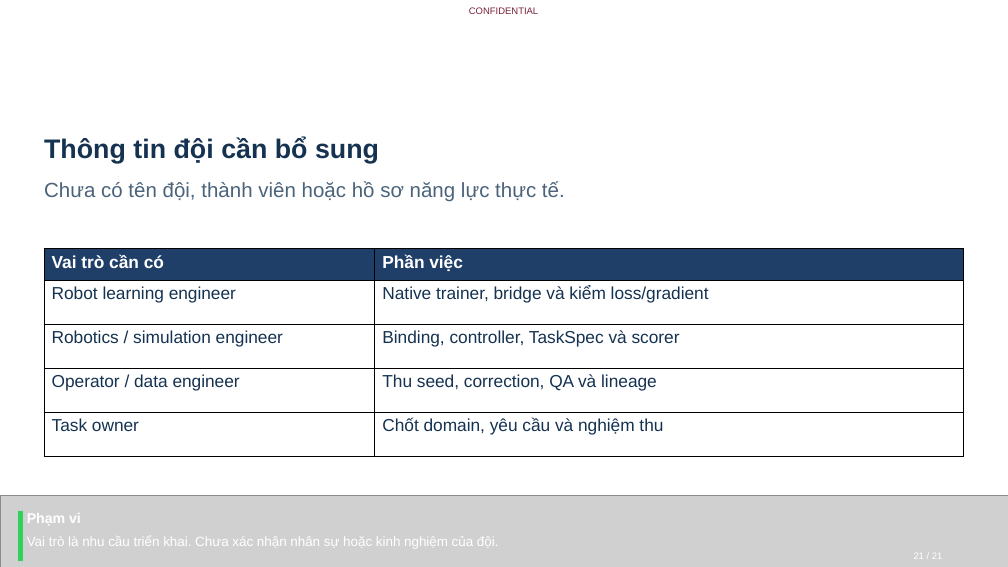
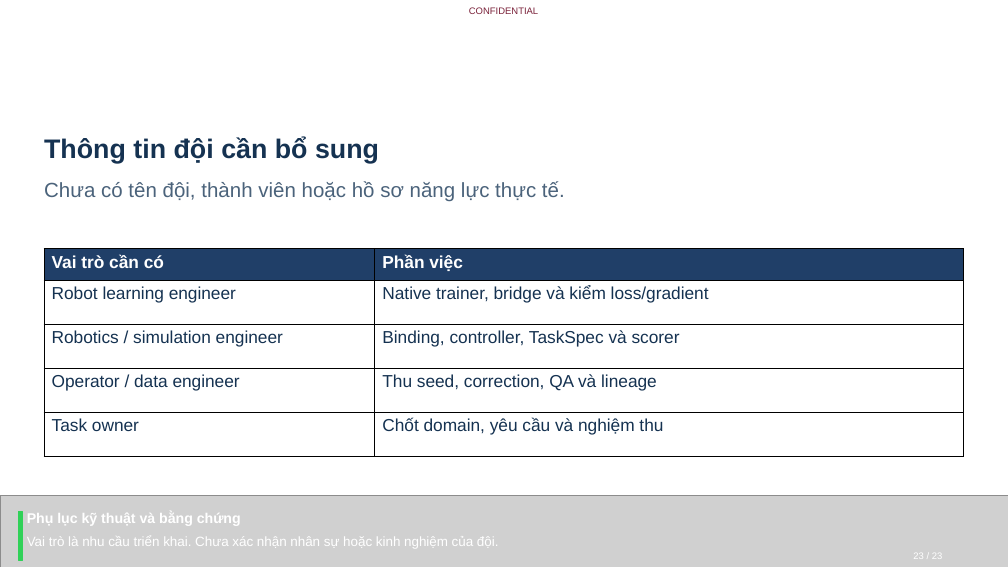
Before and after one commit to hiwe0305/denso-challenge, a slide deck: slide 23 of deliverables/DENSO-Humanoid-Data-Flywheel-2026.pptx (slide 21 before the commit). Drawn at 1008x567 pixels with LibreOffice and Linux fonts; fonts in the diff are those of the drawing; grey boxes stand for pictures; background and template pictures are left out. Boxes give left, top, right and bottom in pixels: in the first picture for what was removed or moved away, otherwise in the second. Text is boxed around its words. In the diff, an @@ line names an element or a change of style, - is before the commit and + after.

```diff
--- a/deliverables/DENSO-Humanoid-Data-Flywheel-2026.pptx
+++ b/deliverables/DENSO-Humanoid-Data-Flywheel-2026.pptx
@@ text at <box>27,513,241,526</box>: text changed @@
-Phạm vi
+Phụ lục kỹ thuật và bằng chứng
```
Also in this commit, not shown: 13 other slides changed, 9 slides added, 7 slides removed, 8 other files.
